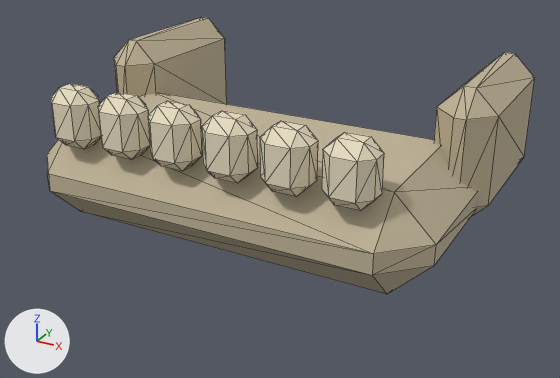
One commit to the glTF model modelli/scheletro/mascella.glb: the scene before it, then after it.
Both versions are drawn from a camera (50 mm lens) standing at (0.192, -0.421, 0.138) and looking at (0.008, -0.085, -0.03). The lights are fixed; the arrows at lower left show +X, +Y and +Z. The first picture is the older version. Mesh edges are drawn as thin lines. Where no turn or scale is listed for an object, it has been applied to the vertices. Vertices at exactly the same position are counted once.

Objects in the first picture: 'mascella2'.
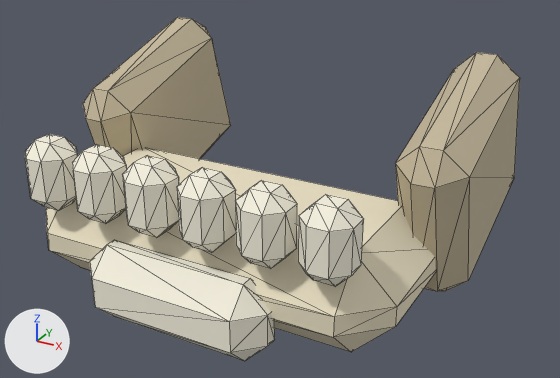
Location of each change, [x1, y1, x2, y2] in pixels of the pictures (560 x 378 px; the box of a moved part takes in the faces that stretch with it):
'mascella2', recoloured, reshaped (24% taller): before [47, 17, 535, 294]; after [25, 17, 520, 361]
part 1 of me_mesh_0, moved or reshaped: before [51, 84, 101, 149]; after [25, 134, 77, 210]
part 2 of me_mesh_0, moved or reshaped: before [98, 92, 150, 160]; after [72, 144, 127, 224]
part 3 of me_mesh_0, moved or reshaped: before [148, 101, 202, 171]; after [122, 155, 179, 238]
part 4 of me_mesh_0, moved or reshaped: before [202, 111, 258, 183]; after [177, 167, 236, 253]
part 5 of me_mesh_0, moved or reshaped: before [260, 121, 318, 197]; after [235, 180, 297, 269]
part 6 of me_mesh_0, moved or reshaped: before [322, 132, 384, 211]; after [298, 194, 364, 286]
part 7 of me_mesh_0, rebuilt (9% narrower): before [47, 93, 477, 294]; after [46, 147, 436, 352]
part 8 of me_mesh_0, rebuilt (24% wider, 45% taller): before [434, 52, 535, 217]; after [395, 52, 520, 291]
part 9 of me_mesh_0, rebuilt: before [114, 17, 227, 104]; after [83, 17, 231, 159]
part 10 of me_mesh_0, added (pale yellow): after [90, 240, 275, 361]

What changed in the scene script:
```text
Change mat_material_0:
    mat_material_0.base_color: (0.538, 0.462, 0.319) -> (0.828, 0.748, 0.554)  # beige #c2b599 -> beige #ebe0c4
Change mat_material_1:
    mat_material_1.base_color: (0.807, 0.729, 0.538) -> (0.933, 0.89, 0.748)  # beige #e8dec2 -> pale yellow #f7f2e0
Add mat_material_2:
    mat_material_2 = principled_material('Material_2')
    mat_material_2.base_color = (0.554, 0.477, 0.33)  # beige #c4b89b
    mat_material_2.roughness = 0.85
Change me_mesh_0:
    used by ob_mascella2; location = (0.0, 0.0, 0.0)
    remove me_mesh_0.from_pydata(...)  # 216 vertices, 396 faces; spans x -0.115..0.115, y -0.155..0.02, z -0.045..0.035
    add me_mesh_0.from_pydata(...)  # 240 vertices, 440 faces; spans x -0.112..0.112, y -0.185..0.012, z -0.075..0.041
    me_mesh_0 part 1: the loose piece of 24 vertices spanning x -0.087..-0.063, y -0.155..-0.135, z 0.0..0.03 is scaled about its middle by (0.944, 1.21, 1.17), then moved by (0.0, -0.02, -0.023)
    me_mesh_0 part 2: the loose piece of 24 vertices spanning x -0.057..-0.033, y -0.155..-0.135, z 0.0..0.03 is scaled about its middle by (0.944, 1.21, 1.17), then moved by (0.0, -0.02, -0.023)
    me_mesh_0 part 3: the loose piece of 24 vertices spanning x -0.027..-0.003, y -0.155..-0.135, z 0.0..0.03 is scaled about its middle by (0.944, 1.21, 1.17), then moved by (0.0, -0.02, -0.023)
    me_mesh_0 part 4: the loose piece of 24 vertices spanning x 0.003..0.027, y -0.155..-0.135, z 0.0..0.03 is scaled about its middle by (0.944, 1.21, 1.17), then moved by (0.0, -0.02, -0.023)
    me_mesh_0 part 5: the loose piece of 24 vertices spanning x 0.033..0.057, y -0.155..-0.135, z 0.0..0.03 is scaled about its middle by (0.944, 1.21, 1.17), then moved by (0.0, -0.02, -0.023)
    me_mesh_0 part 6: the loose piece of 24 vertices spanning x 0.063..0.087, y -0.155..-0.135, z 0.0..0.03 is scaled about its middle by (0.944, 1.21, 1.17), then moved by (0.0, -0.02, -0.023)
    me_mesh_0 part 7: the loose piece of 24 vertices spanning x -0.11..0.11, y -0.155..-0.045, z -0.045..0.005 is rebuilt with 24 vertices and now spans x -0.1..0.1, y -0.17..-0.07, z -0.07..-0.02
    me_mesh_0 part 8: the loose piece of 24 vertices spanning x 0.085..0.115, y -0.08..0.02, z -0.035..0.035 is rebuilt with 24 vertices and now spans x 0.078..0.112, y -0.112..0.012, z -0.071..0.041, in mat_material_2 (beige #c4b89b)
    me_mesh_0 part 9: the loose piece of 24 vertices spanning x -0.115..-0.085, y -0.08..0.02, z -0.035..0.035 is rebuilt with 24 vertices and now spans x -0.112..-0.078, y -0.112..0.012, z -0.071..0.041, in mat_material_2 (beige #c4b89b)
    me_mesh_0 part 10: a new loose piece of 24 vertices spanning x -0.05..0.05, y -0.185..-0.155, z -0.075..-0.035, in mat_material_1 (pale yellow #f7f2e0)
    add me_mesh_0.materials.append(mat_material_2)  # beige #c4b89b
```
